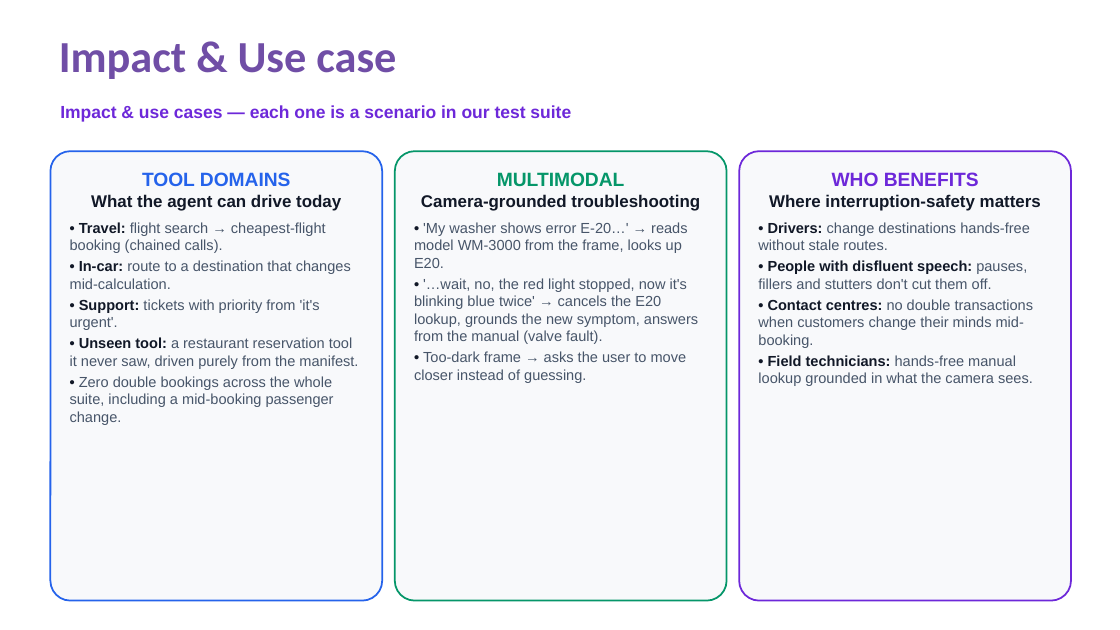
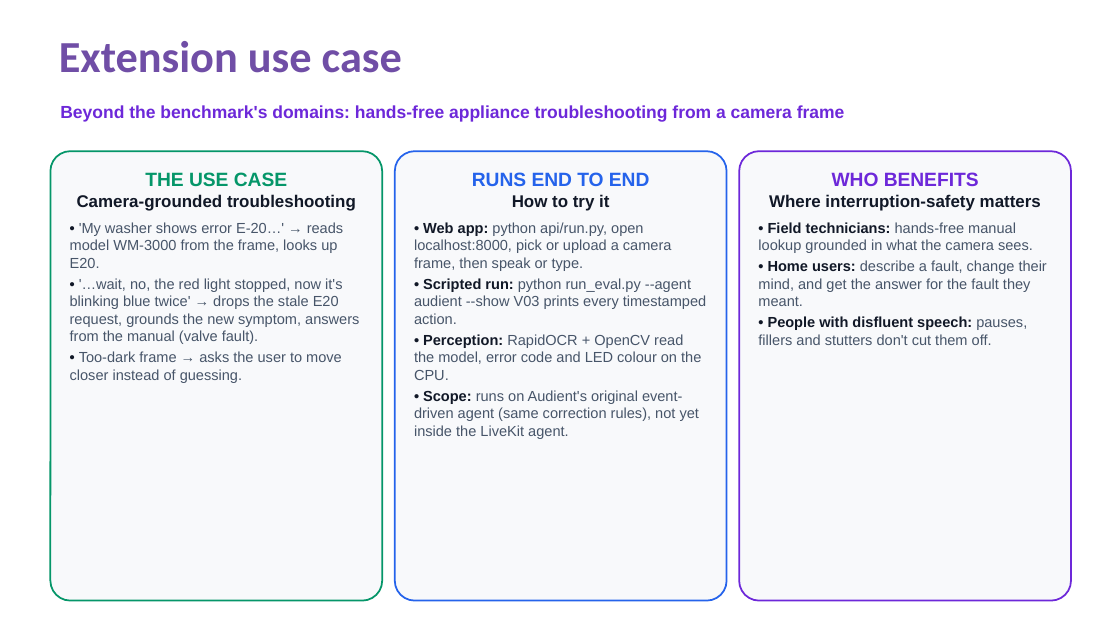
Before and after one commit to Darsh-14/Audient, a slide deck: slide 5 of docs/SRMIST_krenos_Submission.pptx (slide 7 before the commit). Drawn at 1120x630 pixels with LibreOffice and Linux fonts; fonts in the diff are those of the drawing. Boxes give left, top, right and bottom in pixels: in the first picture for what was removed or moved away, otherwise in the second. Text is boxed around its words. In the diff, an @@ line names an element or a change of style, - is before the commit and + after.

Commit message:
Deck cut to 8 slides (problem, architecture, FDB-v3 results, extension, next); README marks the extension use case

```diff
--- a/docs/SRMIST_krenos_Submission.pptx
+++ b/docs/SRMIST_krenos_Submission.pptx
@@ title at (x1=59, y1=41, x2=402, y2=73): text changed @@
-Impact & Use case
+Extension use case
@@ text at (x1=60, y1=105, x2=845, y2=122): text changed @@
-Impact & use cases — each one is a scenario in our test suite
+Beyond the benchmark's domains: hands-free appliance troubleshooting from a camera frame
@@ rounded rectangle "THE USE CASE" at (x1=50, y1=151, x2=382, y2=601): outline #2563EB 1.5 pt to #059669 1.5 pt @@
@@ text in rounded rectangle at (x1=70, y1=172, x2=359, y2=383): text changed @@
-TOOL DOMAINS
-What the agent can drive today
-• Travel: flight search → cheapest-flight booking (chained calls).
-• In-car: route to a destination that changes mid-calculation.
-• Support: tickets with priority from 'it's urgent'.
-• Unseen tool: a restaurant reservation tool it never saw, driven purely from the manifest.
-• Zero double bookings across the whole suite, including a mid-booking passenger change.
+THE USE CASE
+Camera-grounded troubleshooting
+• 'My washer shows error E-20…' → reads model WM-3000 from the frame, looks up E20.
+• '…wait, no, the red light stopped, now it's blinking blue twice' → drops the stale E20 request, grounds the new symptom, answers from the manual (valve fault).
+• Too-dark frame → asks the user to move closer instead of guessing.
@@ rounded rectangle "RUNS END TO END" at (x1=395, y1=151, x2=727, y2=601): outline #059669 1.5 pt to #2563EB 1.5 pt @@
@@ text in rounded rectangle at (x1=414, y1=172, x2=706, y2=439): text changed @@
-MULTIMODAL
-Camera-grounded troubleshooting
-• 'My washer shows error E-20…' → reads model WM-3000 from the frame, looks up E20.
-• '…wait, no, the red light stopped, now it's blinking blue twice' → cancels the E20 lookup, grounds the new symptom, answers from the manual (valve fault).
-• Too-dark frame → asks the user to move closer instead of guessing.
+RUNS END TO END
+How to try it
+• Web app: python api/run.py, open localhost:8000, pick or upload a camera frame, then speak or type.
+• Scripted run: python run_eval.py --agent audient --show V03 prints every timestamped action.
+• Perception: RapidOCR + OpenCV read the model, error code and LED colour on the CPU.
+• Scope: runs on Audient's original event-driven agent (same correction rules), not yet inside the LiveKit agent.
@@ text in rounded rectangle at (x1=758, y1=222, x2=1047, y2=306): text changed @@
-• Drivers: change destinations hands-free without stale routes.
+• Field technicians: hands-free manual lookup grounded in what the camera sees.
+• Home users: describe a fault, change their mind, and get the answer for the fault they meant.
@@ text in rounded rectangle at (x1=758, y1=299, x2=1034, y2=386): paragraphs removed @@
-• Contact centres: no double transactions when customers change their minds mid-booking.
-• Field technicians: hands-free manual lookup grounded in what the camera sees.
```
Also in this commit, not shown: 5 other slides changed, 1 slide added, 5 slides removed, 2 other files.
